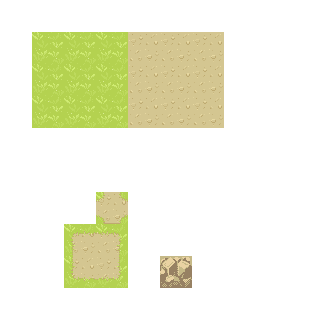
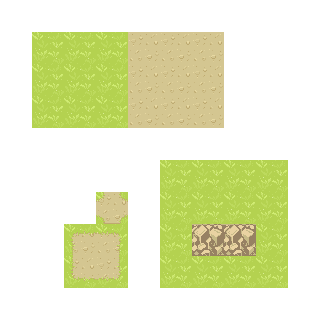
Layered file, before and after one edit (320 × 309). Changes by layer:
renamed "Layer 7" to "Layer 6", painted on it over [160, 160, 288, 288]
added layer "Layer 7 copy 3" above "Layer 7 copy 2" over [224, 224, 256, 256]
added layer "Layer 7 copy 2" above "Layer 5" over [192, 224, 224, 256]
